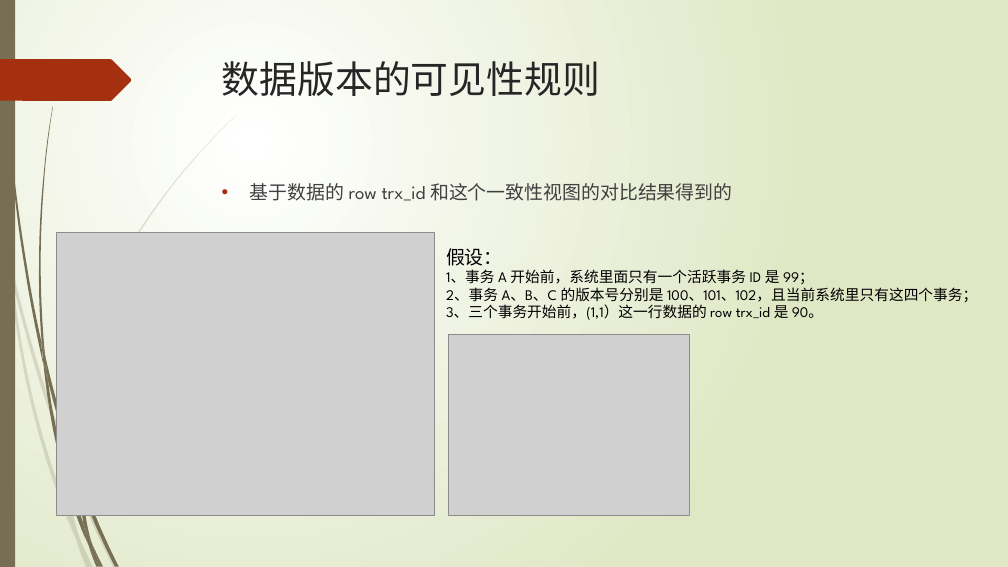
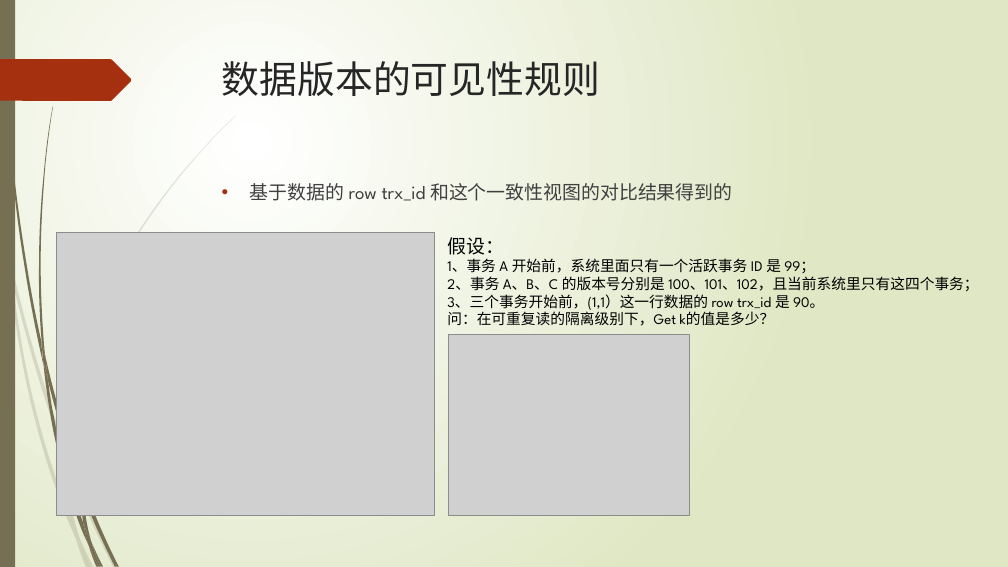
Before and after one commit to TopSpoofer/learning, a slide deck: slide 24 of mysql/mysql的事务实现.pptx. Drawn at 1008x567 pixels with LibreOffice and Linux fonts; fonts in the diff are those of the drawing; grey boxes stand for pictures. Boxes give left, top, right and bottom in pixels: in the first picture for what was removed or moved away, otherwise in the second. Text is boxed around its words. In the diff, an @@ line names an element or a change of style, - is before the commit and + after.

Commit message:
完善mysql 事务ppt

```diff
--- a/mysql/mysql的事务实现.pptx
+++ b/mysql/mysql的事务实现.pptx
@@ text "假设：" moved from (x1=446, y1=248, x2=977, y2=320) to (x1=447, y1=237, x2=978, y2=326) @@
@@ text at (x1=447, y1=311, x2=775, y2=326): paragraph added @@
+问：在可重复读的隔离级别下，Get k的值是多少？
```
Also in this commit, not shown: 6 other slides changed, 1 slide added, 1 slide removed.
